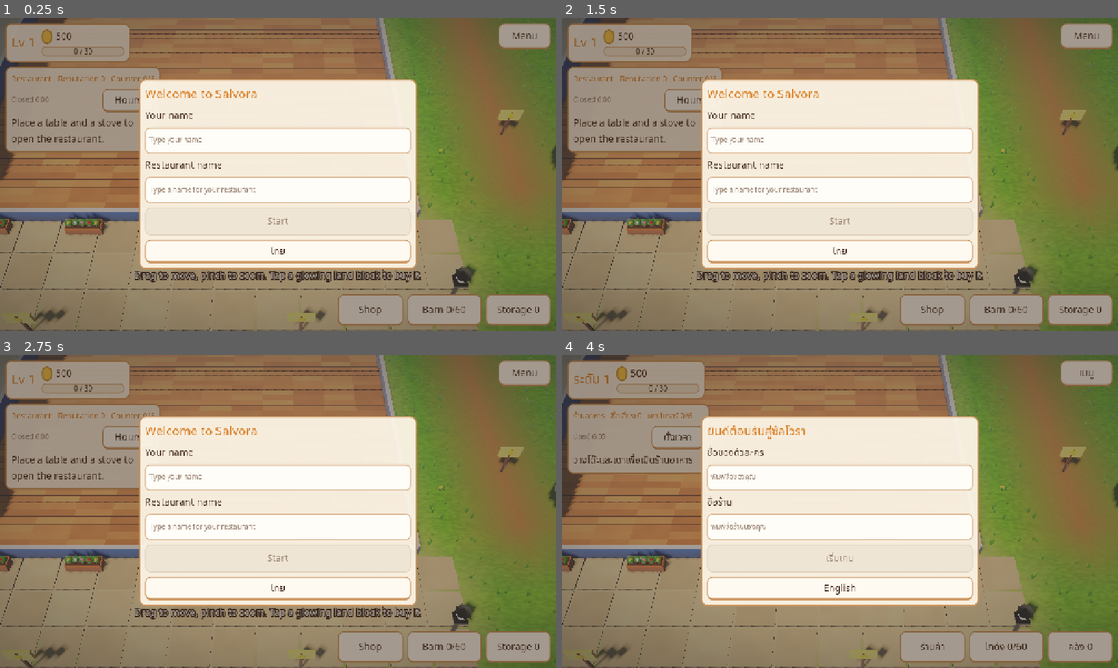
Above: before the commit, frames 1-4 (two rows, left to right).
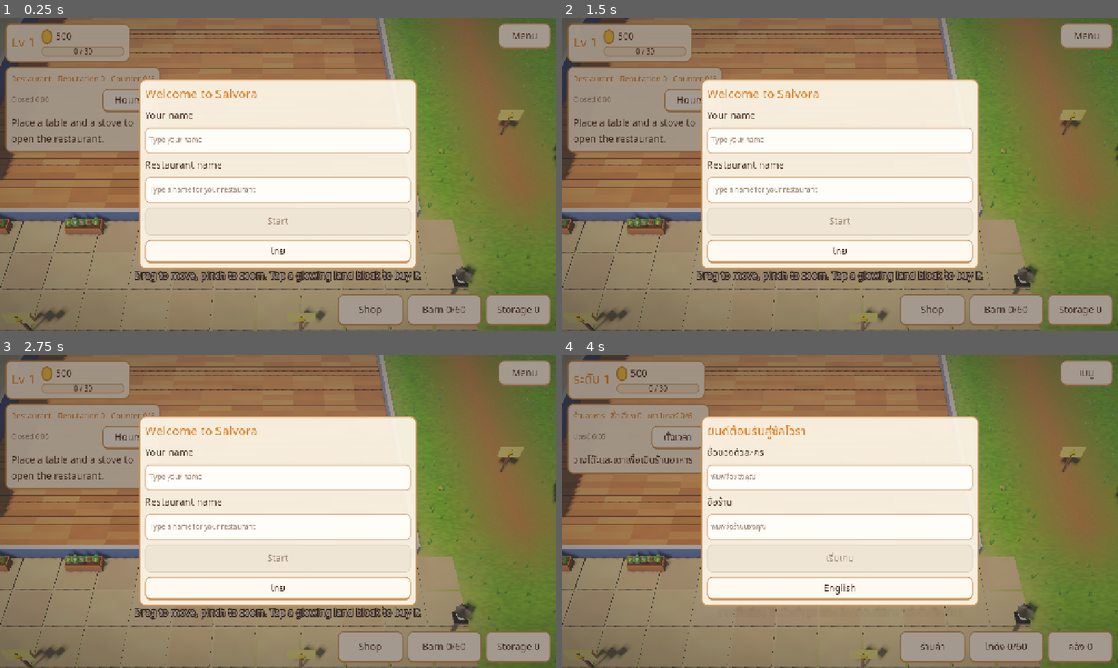
Above: after the commit, the same moments.

Repository: sakagitnat/My-game
Game: Godot game, scene res://scenes/world3d.tscn
The game is run twice, just before and just after one commit, with the same random seed, the same clock (stepped at 60 frames per second) and the same inputs. This scene is started directly instead of the project's main scene.
Inputs:
- Up to frame 1 (0.25 s): no input
- Up to frame 2 (1.5 s): click "Hours" at 0.5 s; click "Shop" at 1.25 s
- Up to frame 3 (2.75 s): click "Barn 0/60" at 2 s
- Up to frame 4 (4 s): click "Storage 0" at 2.75 s; click "ไทย" at 3.5 s

The runs differ from the first frame. In frame 1, 0.1% of the frame differs, in the area x 2-100%, y 30-98%; in frame 2, 0.1%; in frame 3, 0.2%; in frame 4, 0.2%.

Commit message:
Fix the 3D world never opening on the web; build it faster and in steps
On the web build a link ending ?view=3d opened the 3D world, whose game controller
(world.tscn) saw ?view=3d again and opened the 3D world again, forever: the iPad
never got past loading. The redirect now only happens when the controller is not
already running under the 3D world.

Also, measured in Chromium with the exported web build:
- the world is built over a few frames behind a "Building the 3D world" message,
  so the browser stays responsive
- a change in the game rebuilds only what changed: scenery (trees, signs, lawn)
  when obstacles or land change, furniture when objects change; customers coming
  and going rebuild nothing
- MeshBatch caches each shape in each colour and places it with
  SurfaceTool.append_from (native code) instead of per-vertex GDScript

Co-Authored-By: Claude Opus 5.5 <noreply@anthropic.com>
Claude-Session: https://claude.ai/code/session_015uuaWLYPB2ByhUr4kysywu

Diff:
--- a/data/strings.json
+++ b/data/strings.json
@@ -150,6 +150,7 @@
 	"BTN_EDIT_MAP": {"en": "Edit map", "th": "แต่งแผนที่"},
 	"BTN_3D_PILOT": {"en": "3D view", "th": "มุมมอง 3D"},
 	"BTN_BACK_2D": {"en": "2D view", "th": "มุมมอง 2D"},
+	"LOADING_3D": {"en": "Building the 3D world…", "th": "กำลังสร้างโลก 3D…"},
 	"CONFIRM_EDIT_MAP": {"en": "Edit this scene's map? Things you placed in it are cleared when the map is rebuilt, and money and level stay.", "th": "แต่งแผนที่ฉากนี้ไหม ของที่วางไว้ในฉากจะหายเมื่อสร้างแผนที่ใหม่ ส่วนเงินและเลเวลยังอยู่"},
 	"ED_LEAVE": {"en": "Leave", "th": "ออก"},
 	"ED_UNDO": {"en": "Undo", "th": "ย้อนกลับ"},
--- a/scripts/world/world.gd
+++ b/scripts/world/world.gd
@@ -41,8 +41,9 @@
 var pinched := false
 
 func _ready() -> void:
-	# the web build opens the 3D preview straight away from a link ending ?view=3d
-	if OS.has_feature("web") and str(JavaScriptBridge.eval("location.search", true)).contains("view=3d"):
+	# the web build opens the 3D world straight away from a link ending ?view=3d (not when this game already runs under it,
+	# which would open the 3D world again, forever)
+	if host_3d == null and OS.has_feature("web") and str(JavaScriptBridge.eval("location.search", true)).contains("view=3d"):
 		get_tree().change_scene_to_file.call_deferred("res://scenes/world3d.tscn")
 	camera = Camera2D.new()
 	add_child(camera)
--- a/scripts/world3d/mesh_batch.gd
+++ b/scripts/world3d/mesh_batch.gd
@@ -4,13 +4,17 @@
 # Collects many coloured shapes (boxes, balls, cylinders, cones) into one mesh, so the whole static world is a few draw calls
 # (an iPad in a browser cannot afford one draw call per leaf). Every shape carries its colour in its vertices; one material
 # that reads vertex colours draws them all.
+# Speed matters in a browser, where GDScript is slow: each shape in each colour is made once (cached), and placing it is
+# SurfaceTool.append_from, which moves the vertices in native code.
 
 static var _shapes: Dictionary = {}
+static var _coloured: Dictionary = {}   # "kind|colour|lumps" -> ArrayMesh
 
-var verts := PackedVector3Array()
-var normals := PackedVector3Array()
-var colors := PackedColorArray()
-var indices := PackedInt32Array()
+var _st := SurfaceTool.new()
+var _count := 0
+
+func _init() -> void:
+	_st.begin(Mesh.PRIMITIVE_TRIANGLES)
 
 static func _shape(kind: String) -> Array:
 	if _shapes.has(kind):
@@ -49,22 +53,37 @@
 # Adds `kind` (a unit shape: box 1 x 1 x 1, ball radius 0.5, cylinder radius 0.5 height 1, centred) moved by `xf`.
 # `lumpy` pushes vertices in and out a little (leaves, rocks); `seed` varies the lumps.
 func add(kind: String, xf: Transform3D, col: Color, lumpy: float = 0.0, seed: int = 0) -> void:
+	_st.append_from(_coloured_shape(kind, col, lumpy, seed), 0, xf)
+	_count += 1
+
+# The unit shape in one colour (colours rounded a little, so nearby shades share a mesh), with lumps from one of six patterns.
+static func _coloured_shape(kind: String, col: Color, lumpy: float, seed: int) -> ArrayMesh:
+	var q := Color(snappedf(col.r, 1.0 / 48.0), snappedf(col.g, 1.0 / 48.0), snappedf(col.b, 1.0 / 48.0), snappedf(col.a, 0.05))
+	var pattern := posmod(seed, 6) if lumpy > 0.0 else -1
+	var key := "%s|%s|%d|%.2f" % [kind, q.to_html(true), pattern, lumpy]
+	if _coloured.has(key):
+		return _coloured[key]
 	var a := _shape(kind)
-	var v: PackedVector3Array = a[Mesh.ARRAY_VERTEX]
+	var v: PackedVector3Array = (a[Mesh.ARRAY_VERTEX] as PackedVector3Array).duplicate()
 	var n: PackedVector3Array = a[Mesh.ARRAY_NORMAL]
-	var idx: PackedInt32Array = a[Mesh.ARRAY_INDEX]
-	var base := verts.size()
-	var basis_n := xf.basis.inverse().transposed()
-	for i in v.size():
-		var p := v[i]
-		if lumpy > 0.0:
-			var h := Noise2D.value(p.x * 3.1 + p.y * 1.7 + seed * 0.37, p.z * 3.1 - p.y * 2.3 + seed * 0.11, seed)
-			p += n[i] * (h - 0.5) * lumpy
-		verts.append(xf * p)
-		normals.append((basis_n * n[i]).normalized())
-		colors.append(col)
-	for i in idx:
-		indices.append(base + i)
+	if lumpy > 0.0:
+		for i in v.size():
+			var p := v[i]
+			var h := Noise2D.value(p.x * 3.1 + p.y * 1.7 + pattern * 0.37, p.z * 3.1 - p.y * 2.3 + pattern * 0.11, pattern)
+			v[i] = p + n[i] * (h - 0.5) * lumpy
+	var c := PackedColorArray()
+	c.resize(v.size())
+	c.fill(q)
+	var arr := []
+	arr.resize(Mesh.ARRAY_MAX)
+	arr[Mesh.ARRAY_VERTEX] = v
+	arr[Mesh.ARRAY_NORMAL] = n
+	arr[Mesh.ARRAY_COLOR] = c
+	arr[Mesh.ARRAY_INDEX] = a[Mesh.ARRAY_INDEX]
+	var m := ArrayMesh.new()
+	m.add_surface_from_arrays(Mesh.PRIMITIVE_TRIANGLES, arr)
+	_coloured[key] = m
+	return m
 
 # Shorthands in world terms: a box between two corners, a ball, an upright cylinder or cone.
 func box(lo: Vector3, hi: Vector3, col: Color) -> void:
@@ -89,18 +108,10 @@
 	add("cyl", Transform3D(basis, (a + b) * 0.5), col)
 
 func is_empty() -> bool:
-	return verts.is_empty()
+	return _count == 0
 
 func mesh() -> ArrayMesh:
-	var arr := []
-	arr.resize(Mesh.ARRAY_MAX)
-	arr[Mesh.ARRAY_VERTEX] = verts
-	arr[Mesh.ARRAY_NORMAL] = normals
-	arr[Mesh.ARRAY_COLOR] = colors
-	arr[Mesh.ARRAY_INDEX] = indices
-	var m := ArrayMesh.new()
-	m.add_surface_from_arrays(Mesh.PRIMITIVE_TRIANGLES, arr)
-	return m
+	return _st.commit()
 
 static var _material: ShaderMaterial
 
--- a/scripts/world3d/world3d.gd
+++ b/scripts/world3d/world3d.gd
@@ -32,7 +32,12 @@
 var target := Vector3(18, 0, 14)
 var dist := 15.0
 var mat: Material
-var static_mesh: MeshInstance3D
+var nature_mesh: MeshInstance3D     # the shop's shell, the beach, trees, rocks, sale signs: rebuilt only when they change
+var objects_mesh: MeshInstance3D    # furniture and what stands on it: rebuilt only when it changes
+var _nature_key := 0
+var _objects_key := 0
+var ready_3d := false               # the world is built (it is built over a few frames, with a message on screen)
+var loading: CanvasLayer
 var grass_mm: MultiMeshInstance3D   # grass tufts and flowers on the open lawns
 var flower_mm: MultiMeshInstance3D
 var glow_mesh: MeshInstance3D       # lantern lights
@@ -58,11 +63,17 @@
 	g = GameState.grid(ZONE)
 	mat = MeshBatch.material()
 	font = load("res://assets/fonts/NotoSansThai_400Regular.ttf")
+	_loading(true)
+	# built in steps with a frame between them: a phone browser runs this slowly, and the message stays on screen meanwhile
+	await get_tree().process_frame
+	await get_tree().process_frame
 	_environment()
 	_camera()
 	_ground()
 	_sea()
+	await get_tree().process_frame
 	_rebuild()
+	await get_tree().process_frame
 	_overlays()
 	_animals()
 	var shade := CanvasLayer.new()
@@ -77,7 +88,34 @@
 	game = load("res://scenes/world.tscn").instantiate()
 	game.host_3d = self
 	add_child(game)
+	_place_camera()
 	GameState.changed.connect(func() -> void: _dirty = true)
+	_loading(false)
+	ready_3d = true
+
+# "Building the 3D world..." in the middle of the screen while it is built.
+func _loading(on: bool) -> void:
+	if not on:
+		if loading != null:
+			loading.queue_free()
+			loading = null
+		return
+	loading = CanvasLayer.new()
+	loading.layer = 10
+	var bg := ColorRect.new()
+	bg.color = Color("f6eee1")
+	bg.set_anchors_preset(Control.PRESET_FULL_RECT)
+	loading.add_child(bg)
+	var l := Label.new()
+	l.text = Loc.t("LOADING_3D")
+	l.add_theme_font_override("font", font)
+	l.add_theme_font_size_override("font_size", 32)
+	l.add_theme_color_override("font_color", Color("4a3226"))
+	l.set_anchors_preset(Control.PRESET_FULL_RECT)
+	l.horizontal_alignment = HORIZONTAL_ALIGNMENT_CENTER
+	l.vertical_alignment = VERTICAL_ALIGNMENT_CENTER
+	loading.add_child(l)
+	add_child(loading)
 
 # ------------------------------------------------------------------ light and sky
 func _environment() -> void:
@@ -244,11 +282,21 @@
 				first = false
 	return r
 
+# Rebuilds only the parts whose data changed: customers coming and going, coins and crops growing rebuild nothing here.
 func _rebuild() -> void:
-	if static_mesh != null:
-		static_mesh.queue_free()
-	static_mesh = _add_mesh(_static_batch())
-	_lawn()
+	var nk := hash([g.blocked.keys(), g.owned_parcels.keys(), g.sale.keys()])
+	if nk != _nature_key or nature_mesh == null:
+		_nature_key = nk
+		if nature_mesh != null:
+			nature_mesh.queue_free()
+		nature_mesh = _add_mesh(_static_batch())
+		_lawn()
+	var ok := hash([g.objects, g.facings, g.tops])
+	if ok != _objects_key or objects_mesh == null:
+		_objects_key = ok
+		if objects_mesh != null:
+			objects_mesh.queue_free()
+		objects_mesh = _add_mesh(_objects_batch())
 	_crop_key = ""
 	_dynamic_world()
 
@@ -287,7 +335,14 @@
 		b.box(Vector3(door_x + 1.0, 0.55, shop.position.y - 0.951), Vector3(door_x + 1.45, 0.6, shop.position.y - 0.95), Props3D.WHITE)
 		_beach(b, shop)
 		_shop_front(b, shop)
-	# placed things that never change shape (plots are dynamic)
+	# trees, rocks and bushes: palms near the beach, leafy trees inland
+	_nature(b)
+	_signs(b)
+	return b
+
+# Placed things that never change shape (plots are drawn with the crops) and what stands on tables.
+func _objects_batch() -> MeshBatch:
+	var b := MeshBatch.new()
 	for origin in g.objects:
 		var id: String = g.objects[origin]
 		if id == "farm_plot_01":
@@ -297,7 +352,9 @@
 	for origin in g.tops:
 		var r := _rect_of(origin, g.top_footprints[origin])
 		Props3D.vase(b, Vector3(r.get_center().x, 0.55, r.get_center().y), str(g.tops[origin]) == "rest_vase_large_01")
-	# trees, rocks and bushes: palms near the beach, leafy trees inland
+	return b
+
+func _nature(b: MeshBatch) -> void:
 	for c in g.blocked:
 		var kind: String = g.blocked[c]
 		var at := Vector3(c.x, _corner_height(c.x, c.y), c.y)
@@ -312,7 +369,9 @@
 				Props3D.rock(b, at, seed)
 			_:
 				Props3D.bush(b, at, seed)
-	# a sign on every block of land for sale
+
+# A sign on every block of land for sale.
+func _signs(b: MeshBatch) -> void:
 	for py in g.parcel_grid().y:
 		for px in g.parcel_grid().x:
 			if g.can_buy_parcel(Vector2i(px, py)):
@@ -321,7 +380,6 @@
 				b.cyl(Vector3(mid.x, h, mid.y), 0.04, 0.9, Props3D.WOOD_DK)
 				b.box(Vector3(mid.x - 0.3, h + 0.6, mid.y - 0.03), Vector3(mid.x + 0.3, h + 0.95, mid.y + 0.03), Color("e8c98a"))
 				b.ball(Vector3(mid.x, h + 0.78, mid.y + 0.05), Vector3(0.09, 0.09, 0.02), Color("f3c445"))
-	return b
 
 # Lanterns along the terrace and the path to the door, flower planters along the front: a café that looks lived in.
 func _shop_front(b: MeshBatch, shop: Rect2) -> void:
@@ -638,6 +696,8 @@
 		a.arrived.connect(a.queue_free, CONNECT_ONE_SHOT)
 
 func _process(delta: float) -> void:
+	if not ready_3d:
+		return
 	_crop_timer += delta
 	if _crop_timer > 1.0:
 		_crop_timer = 0.0
@@ -651,6 +711,8 @@
 
 # ------------------------------------------------------------------ input: drag to move, pinch or wheel to zoom, tap to play
 func _unhandled_input(event: InputEvent) -> void:
+	if not ready_3d:
+		return
 	if event is InputEventScreenTouch:
 		if event.pressed:
 			touches[event.index] = event.position
--- a/tests/world3d.gd
+++ b/tests/world3d.gd
@@ -26,8 +26,20 @@
 
 	var world = load("res://scenes/world3d.tscn").instantiate()
 	root.add_child(world)
-	for i in 5:
+	check(world.loading != null, "a loading message shows while the world is built")
+	for i in 30:                                      # the world is built over a few frames
+		if world.ready_3d:
+			break
 		await process_frame
+	check(world.ready_3d and world.loading == null, "the world is built and the message is gone")
+	var nature = world.nature_mesh
+	gs.restaurant._spawn()                            # a customer arriving changes the game ...
+	gs.changed.emit()
+	for i in 30:
+		await process_frame
+	check(world.nature_mesh == nature, "... but does not rebuild the scenery")
+	gs.restaurant.customers.clear()
+	gs.restaurant.counter.clear()
 	var meshes := 0
 	for n in world.get_children():
 		if n is MeshInstance3D and n.mesh != null:
